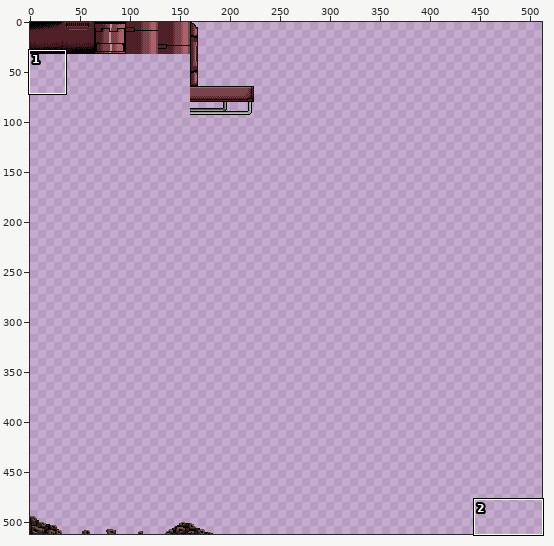
Edited in one commit: sprite sheet (Prototype/Assets/Textures/Laboratory/TILEMAP_LAB.png). Above, an overview of the earlier version with the close-up marked.
Close-up. First the earlier version:
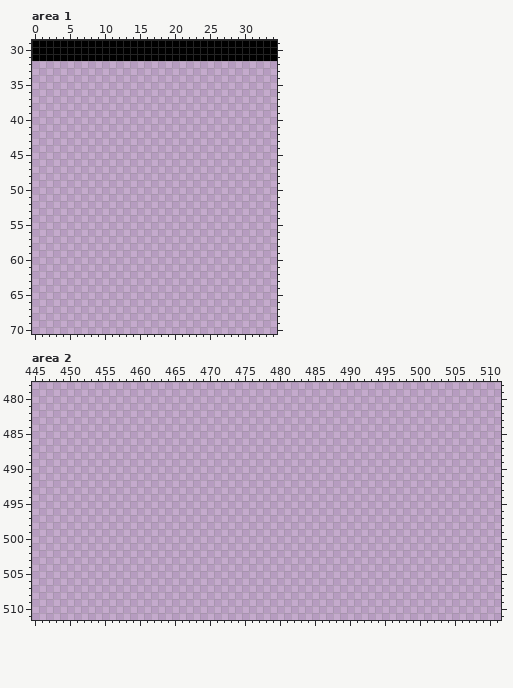
The file is 512x512 pixels. Colours within 5 levels of each other are drawn and written as one. Shown: area 1: x 0..34, y 29..70; area 2: x 445..511, y 478..511.
New version:
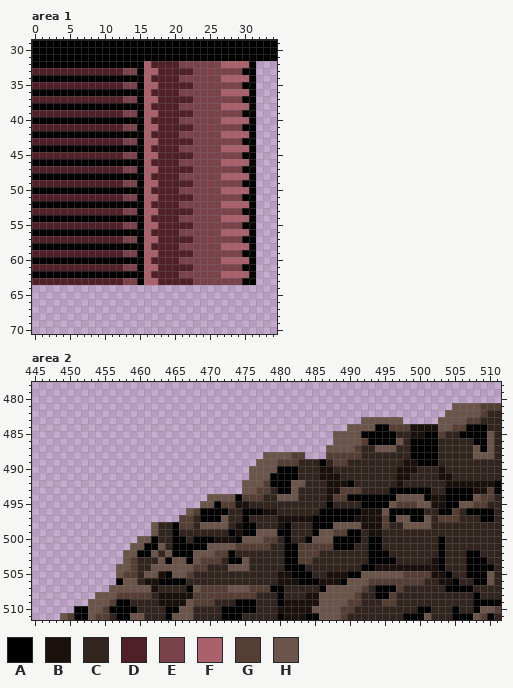
Palette (. is transparent): A #000000  B #1a100c  C #32241e  D #4f2027  E #7a424a  F #ab616c  G #553f35  H #6b544a
The exact change:
Changed rows in their new state; - is an unchanged pixel.
Area 1:
first column x 0:
32 AAAAAAAAAAAAAAAAFDDDDEEEEEEFFFFA
33 DDDDDDDDDDDDDEEAFFDDDDDEEEEEEEAA
34 AAAAAAAAAAAAAAAAFDDDDEEEEEEFFFFA
35 DDDDDDDDDDDDDEEAFFDDDDDEEEEEEEAA
36 AAAAAAAAAAAAAAAAFDDDDEEEEEEFFFFA
37 DDDDDDDDDDDDDEEAFFDDDDDEEEEEEEAA
38 AAAAAAAAAAAAAAAAFDDDDEEEEEEFFFFA
39 DDDDDDDDDDDDDEEAFFDDDDDEEEEEEEAA
40 AAAAAAAAAAAAAAAAFDDDDEEEEEEFFFFA
41 DDDDDDDDDDDDDEEAFFDDDDDEEEEEEEAA
42 AAAAAAAAAAAAAAAAFDDDDEEEEEEFFFFA
43 DDDDDDDDDDDDDEEAFFDDDDDEEEEEEEAA
44 AAAAAAAAAAAAAAAAFDDDDEEEEEEFFFFA
45 DDDDDDDDDDDDDEEAFFDDDDDEEEEEEEAA
46 AAAAAAAAAAAAAAAAFDDDDEEEEEEFFFFA
47 DDDDDDDDDDDDDEEAFFDDDDDEEEEEEEAA
48 AAAAAAAAAAAAAAAAFDDDDEEEEEEFFFFA
49 DDDDDDDDDDDDDEEAFFDDDDDEEEEEEEAA
50 AAAAAAAAAAAAAAAAFDDDDEEEEEEFFFFA
51 DDDDDDDDDDDDDEEAFFDDDDDEEEEEEEAA
52 AAAAAAAAAAAAAAAAFDDDDEEEEEEFFFFA
53 DDDDDDDDDDDDDEEAFFDDDDDEEEEEEEAA
54 AAAAAAAAAAAAAAAAFDDDDEEEEEEFFFFA
55 DDDDDDDDDDDDDEEAFFDDDDDEEEEEEEAA
56 AAAAAAAAAAAAAAAAFDDDDEEEEEEFFFFA
57 DDDDDDDDDDDDDEEAFFDDDDDEEEEEEEAA
58 AAAAAAAAAAAAAAAAFDDDDEEEEEEFFFFA
59 DDDDDDDDDDDDDEEAFFDDDDDEEEEEEEAA
60 AAAAAAAAAAAAAAAAFDDDDEEEEEEFFFFA
61 DDDDDDDDDDDDDEEAFFDDDDDEEEEEEEAA
62 AAAAAAAAAAAAAAAAFDDDDEEEEEEFFFFA
63 DDDDDDDDDDDDDEEAFFDDDDDEEEEEEEAA
Area 2:
first column x 449:
481 --------------------------------------------------------HHHHGGG
482 -------------------------------------------------------HHHHHGCC
483 -------------------------------------------HHHHHH-----HHHHGGCCC
484 -----------------------------------------HHHHAAGGGBBBBHHGGAAACC
485 ---------------------------------------HHHHAAAAACCBBAAGCCAAAAHC
486 ---------------------------------------HHHHGAAAAHCAAAACCCCCAAHC
487 --------------------------------------HHHHGCCHHHCCAAAACCCCCHAHC
488 -----------------------------HHHHGG---GGGGGCCCCCCCAAAACCCCCHHHC
489 ----------------------------HHHGGGCCCACGGCCCCCCCCBBAAACCCCCCCCC
490 ---------------------------HHHHAAACCCBBCCCCCCCCCBBBCCCBCCCCCCCC
491 ---------------------------HHHAAAACCCBBBCCCCCCCCBBCCCCBBCCCCCCC
492 --------------------------HHHGAAAHHCCCBBBACCCCCCBCCCCCCBBBBBBBA
493 --------------------------HHGGCAAHCCCCBBGGGCCCCAAAAAACCAAAABBGA
494 ---------------------HHHHAGGGCCHHHCCCCBGGAAAAAAAHHHHABBAAAAHGGC
495 --------------------HHAGGBBCCCCCCCCCCCACCCCAAAAHGGGHHBBAAHHGGCC
496 ------------------HGAAAACCAAABBCCCCCCAAAAAABBBHAAAAACCAAGCAAAAC
497 -----------------GGCAAAHCCACCCCBBBBBAAAAAABBBBGAHHAAHCGGGCCCAAC
498 -------------HCCAGGCHHHHCBAACCCBACCCAAAHHHHBBBGCCHHHHCCCCCCCCCC
499 -------------HCCACCCCCCCABAAHHHAACCCAHHGGAACBBCCCCCCCCCCCCCCCCC
500 -----------HHACCAACAAABBBAHHHGGCACCAHHHAAAACAACCCCCCCCACCCCCCCC
501 ----------HHAAHCAAAAAHHHHGGGGGCCAAGGGGGAAACCAACCCCCCCCACCCCCCCC
502 ---------HHAAHCHAAAHHHGGACCCCCCCAAGGGCCCCCCCAAACCCCCCCACCCAACCC
503 ---------HGCCCHAHHAHGGGCAAHCCCCCAAGGCCCCCCCCAAAACCCCCBACCCAAACC
504 --------HHGCCHHHHHHGGCCCHHHCCCCCAAACCCCCCCCAABBBBBBBBBACCCAAAAC
505 --------HGGCHHBAHHGCCCCCCCCCCCCBBAAACCBBBAAHHHHHHGGGGBBACCAAAHC
506 --------AHHCBBAAAACCCCCCCCCCCCCBBBAAABBBAHHHGGGGGGGGCCBBACCAAHC
507 -------HHHHHHBCCCCAHGGGGHHHGGGAACCCCCAHHHHHGCAAAGCCCCCCAAAACCCC
508 -----HHHGGGGGCBBBBBGGGGGGGGGCCCACCCBBHHHHHGCCAAGCCCCCCCCCCCACCC
509 ----HHHGAACCCCBBBBHGGGCCCAAACCCABBBBBHHHHGGCCCGGCCCCCCCCCCCAAAA
510 --AAHHGAAAACCCCAAHHCCCCAAAAACCCBBBBBHHHHGGCCCCCCCCCAACCCACCAHHG
511 HGAAHGGCAAHHCCCAHHHCCCCAAACCCCCABBBAAHHHGCCCCCCCCAAAHCCCAAAHGAC
Where, in picture pixels (left, top, right, bottom), the same in both close-ups:
added: (32, 61, 256, 285)
added: (60, 403, 501, 620)
